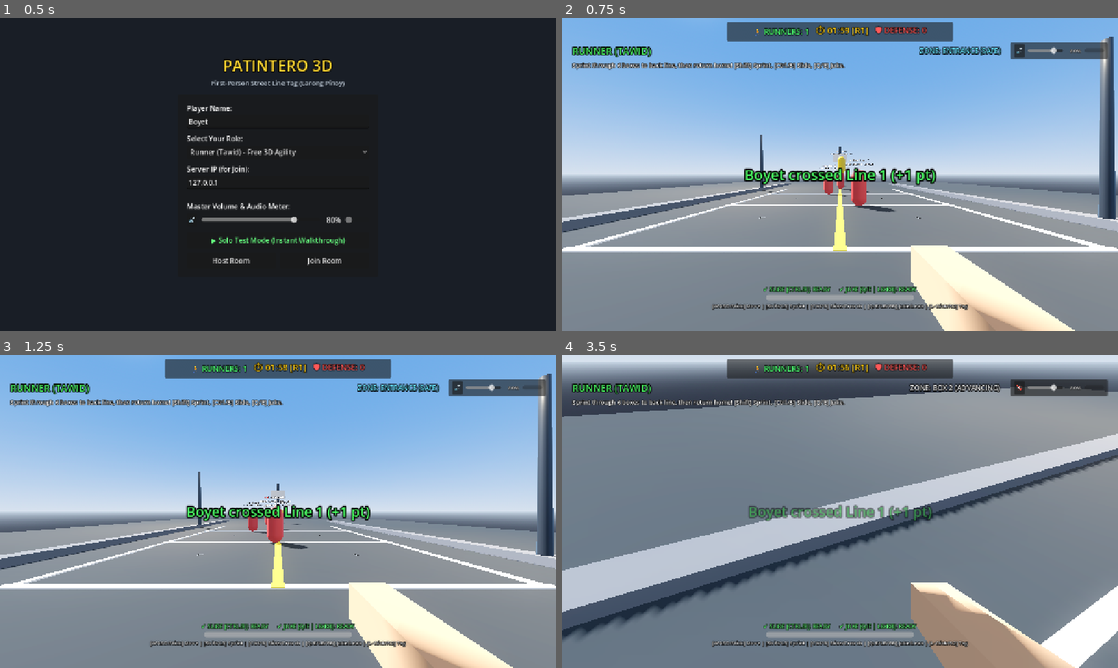
Above: before the commit, frames 1-4 (two rows, left to right).
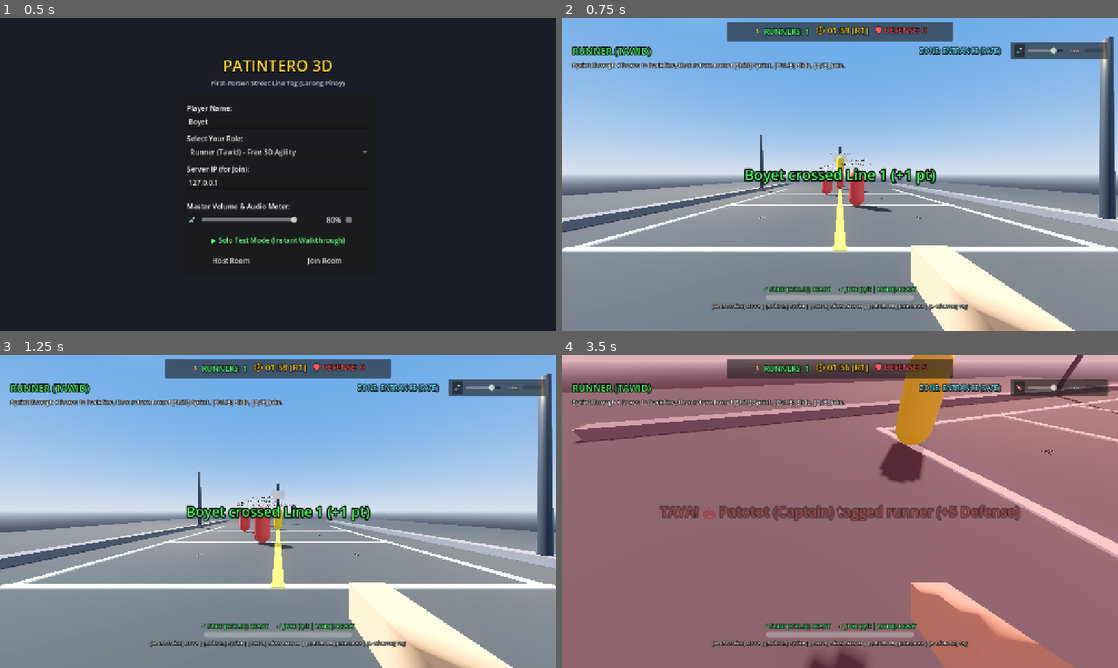
Above: after the commit, the same moments.

Repository: ExodusNeo/Patintero
Game: Godot game, scene res://src/ui/menu/main_menu.tscn
Two runs of this game, one before a commit and one after it. Both use one fixed random seed, a clock stepped at 60 frames per second and the inputs below.
Inputs (mouse positions are in pixels of both pictures, inside the frame that each line leads up to):
- Up to frame 1 (0.5 s): no input
- Up to frame 2 (0.75 s): click "▶ Solo Test Mode (Instant Wal…" at 0.5 s
- Up to frame 3 (1.25 s): no input
- Up to frame 4 (3.5 s): click "🔊" at 1.25 s; move the mouse to (867, 511) at 2.02 s; press the mouse at (867, 511) at 2.03 s; hold W (move_forward) from 2.03 s (still down); tap Space (jump) at 2.27, 3.02 s; move the mouse to (812, 511) at 2.77 s; release the mouse at (812, 511) at 2.78 s; tap Ctrl (crouch) at 2.85 s; click (812, 511) at 3.05 s

Frame 1 is identical in both runs. In frame 2, 0.3% of the frame differs, in the area x 46-60%, y 42-62%; in frame 3, 0.8%; in frame 4, 95%, in the area x 0-100%, y 0-100%.

Commit message:
feat(gameplay): implement Ankle Breaker juke baiting, low-slide tag immunity, and athletic guard AI

Diff:
--- a/src/core/game_manager.gd
+++ b/src/core/game_manager.gd
@@ -11,6 +11,7 @@
 signal point_event_triggered(team_name: String, points: int, reason: String)
 signal halftime_reached(round_num: int)
 signal match_completed(winner_team: String, r_score: int, d_score: int)
+signal combat_banner_triggered(text: String, color: Color)
 
 var current_state: MatchState = MatchState.PLAYING
 var runner_score: int = 0
@@ -104,3 +105,6 @@
 
 func restart_current_match() -> void:
 	start_match()
+
+func show_combat_banner(text: String, color: Color = Color(1.0, 0.85, 0.2)) -> void:
+	combat_banner_triggered.emit(text, color)
--- a/src/entities/bot/bot_player.gd
+++ b/src/entities/bot/bot_player.gd
@@ -8,9 +8,9 @@
 @onready var reach_hand: Node3D = $ReachHand
 
 # Tunables (game-ai / godot-physics / human-reaction)
-const GUARD_TRACK_SPEED: float = 3.8
-const GUARD_PATROL_SPEED: float = 2.2
-const GUARD_ACCEL: float = 9.5
+const GUARD_TRACK_SPEED: float = 6.0
+const GUARD_PATROL_SPEED: float = 3.2
+const GUARD_ACCEL: float = 18.0
 const RUNNER_SPEED: float = 5.2
 const RUNNER_SPRINT_SPEED: float = 7.8
 const GRAVITY: float = 15.0
@@ -55,6 +55,11 @@
 var guard_reaction_timer: float = 0.0
 var perceived_runner_x: float = 0.0
 var perceived_runner_z: float = 0.0
+
+# Feint Overcommitment / Ankle Breaker State
+var feint_override_timer: float = 0.0
+var feint_override_dir: float = 0.0
+var feint_stumble_timer: float = 0.0
 
 func _ready() -> void:
 	# godot-physics: ground snapping and collision layers
@@ -133,9 +138,18 @@
 		post_turnaround_timer = 1.0 # 1 second recovery freeze
 		chosen_lane_x = LANE_LEFT_X if randf() < 0.5 else LANE_RIGHT_X
 
+func on_feinted_by_runner(juke_dir: float, _runner: Node3D) -> void:
+	if role == NetworkManager.Role.RUNNER:
+		return
+	# Defender falls for the fake cut (Ankle Breaker!)
+	feint_override_timer = 0.48
+	feint_override_dir = juke_dir
+	feint_stumble_timer = 0.38
+	AudioManager.play_slide_skid()
+
 # --- AI LINE GUARD (Horizontal tracking with human reaction time & inertia) ---
 func _ai_line_guard_tick(delta: float) -> void:
-	var target_z: float = LINE_Z_POSITIONS.get(role, 4.0)
+	var target_z: float = LINE_Z_POSITIONS.get(role, 5.0)
 	global_position.z = move_toward(global_position.z, target_z, 0.1)
 	velocity.z = 0.0
 
@@ -144,23 +158,32 @@
 	else:
 		velocity.y = 0.0
 
+	# Check if currently baited by runner's juke
+	if feint_override_timer > 0.0:
+		feint_override_timer -= delta
+		velocity.x = move_toward(velocity.x, feint_override_dir * (GUARD_TRACK_SPEED * 1.15), GUARD_ACCEL * delta)
+		if (global_position.x <= -COURT_HALF_WIDTH and velocity.x < 0) or (global_position.x >= COURT_HALF_WIDTH and velocity.x > 0):
+			velocity.x = 0.0
+		return
+	elif feint_stumble_timer > 0.0:
+		feint_stumble_timer -= delta
+		velocity.x = move_toward(velocity.x, 0.0, 14.0 * delta)
+		return
+
 	target_runner = _find_nearest_runner()
 
-	# Human perception latency: sample runner position at realistic reaction intervals
+	# Human perception latency: responsive athletic tracking
 	guard_reaction_timer -= delta
 	if guard_reaction_timer <= 0.0:
-		guard_reaction_timer = randf_range(0.30, 0.42) # 300-420ms human latency
+		guard_reaction_timer = randf_range(0.12, 0.18)
 		if target_runner:
 			perceived_runner_x = target_runner.global_position.x
-			# If runner performs a high-speed lateral juke, bot gets faked out!
-			if abs(target_runner.velocity.x) > 4.5:
-				guard_reaction_timer += 0.35
-
-	# Only track if runner is within active engagement range (2.2m)
-	if target_runner and abs(target_runner.global_position.z - target_z) < 2.2:
+
+	# Only track if runner is within active engagement range (3.2m)
+	if target_runner and abs(target_runner.global_position.z - target_z) < 3.2:
 		var dx: float = perceived_runner_x - global_position.x
 		var desired_vx: float = 0.0
-		if abs(dx) > 0.4:
+		if abs(dx) > 0.25:
 			desired_vx = sign(dx) * GUARD_TRACK_SPEED
 		velocity.x = move_toward(velocity.x, desired_vx, GUARD_ACCEL * delta)
 
@@ -168,11 +191,11 @@
 		var look_offset: Vector3 = target_runner.global_position - global_position
 		look_offset.y = 0.0
 		if look_offset.length() > 0.2:
-			rotation.y = lerp_angle(rotation.y, atan2(-look_offset.x, -look_offset.z), 6.0 * delta)
+			rotation.y = lerp_angle(rotation.y, atan2(-look_offset.x, -look_offset.z), 10.0 * delta)
 
 		# Tag runner if in reach
 		var dist: float = global_position.distance_to(target_runner.global_position)
-		if dist < 1.3 and tag_cooldown <= 0.0:
+		if dist < 1.4 and tag_cooldown <= 0.0:
 			_attempt_tag()
 	else:
 		# PATROL: Gentle slide back and forth along line with smooth deceleration
@@ -194,21 +217,37 @@
 	else:
 		velocity.y = 0.0
 
+	# Feint handling for Patotot
+	if feint_override_timer > 0.0:
+		feint_override_timer -= delta
+		if is_patotot_on_spine:
+			velocity.z = move_toward(velocity.z, feint_override_dir * (GUARD_TRACK_SPEED * 1.15), GUARD_ACCEL * delta)
+			if (global_position.z <= 0.0 and velocity.z < 0) or (global_position.z >= 15.0 and velocity.z > 0):
+				velocity.z = 0.0
+		else:
+			velocity.x = move_toward(velocity.x, feint_override_dir * (GUARD_TRACK_SPEED * 1.15), GUARD_ACCEL * delta)
+			if (global_position.x <= -COURT_HALF_WIDTH and velocity.x < 0) or (global_position.x >= COURT_HALF_WIDTH and velocity.x > 0):
+				velocity.x = 0.0
+		return
+	elif feint_stumble_timer > 0.0:
+		feint_stumble_timer -= delta
+		velocity.x = move_toward(velocity.x, 0.0, 14.0 * delta)
+		velocity.z = move_toward(velocity.z, 0.0, 14.0 * delta)
+		return
+
 	target_runner = _find_nearest_runner()
 
 	guard_reaction_timer -= delta
 	if guard_reaction_timer <= 0.0:
-		guard_reaction_timer = randf_range(0.30, 0.42)
+		guard_reaction_timer = randf_range(0.12, 0.18)
 		if target_runner:
 			perceived_runner_x = target_runner.global_position.x
 			perceived_runner_z = target_runner.global_position.z
-			if abs(target_runner.velocity.x) > 4.5:
-				guard_reaction_timer += 0.35
 
 	# Decision: switch to spine if a runner has penetrated deep into boxes (Z > 3.0)
 	if target_runner and target_runner.global_position.z > 3.0 and not is_patotot_on_spine:
 		# Head toward center to switch to spine
-		if abs(global_position.x) > 0.35:
+		if abs(global_position.x) > 0.3:
 			velocity.x = move_toward(velocity.x, -sign(global_position.x) * GUARD_TRACK_SPEED, GUARD_ACCEL * delta)
 			velocity.z = 0.0
 		else:
@@ -230,10 +269,10 @@
 		if target_runner:
 			var dz: float = perceived_runner_z - global_position.z
 			var desired_vz: float = 0.0
-			if abs(dz) > 0.4:
+			if abs(dz) > 0.25:
 				desired_vz = sign(dz) * GUARD_TRACK_SPEED
 			velocity.z = move_toward(velocity.z, desired_vz, GUARD_ACCEL * delta)
-			if global_position.distance_to(target_runner.global_position) < 1.3 and tag_cooldown <= 0.0:
+			if global_position.distance_to(target_runner.global_position) < 1.4 and tag_cooldown <= 0.0:
 				_attempt_tag()
 		else:
 			velocity.z = move_toward(velocity.z, 0.0, GUARD_ACCEL * delta)
@@ -243,13 +282,13 @@
 		# Guard Front Line (X axis)
 		global_position.z = move_toward(global_position.z, 0.0, 0.1)
 		velocity.z = 0.0
-		if target_runner and target_runner.global_position.z < 3.0:
+		if target_runner and target_runner.global_position.z < 3.2:
 			var dx: float = perceived_runner_x - global_position.x
 			var desired_vx: float = 0.0
-			if abs(dx) > 0.4:
+			if abs(dx) > 0.25:
 				desired_vx = sign(dx) * GUARD_TRACK_SPEED
 			velocity.x = move_toward(velocity.x, desired_vx, GUARD_ACCEL * delta)
-			if global_position.distance_to(target_runner.global_position) < 1.3 and tag_cooldown <= 0.0:
+			if global_position.distance_to(target_runner.global_position) < 1.4 and tag_cooldown <= 0.0:
 				_attempt_tag()
 		else:
 			if global_position.x >= COURT_HALF_WIDTH - 0.8:
@@ -515,9 +554,11 @@
 			if c != self and "role" in c and c.role == NetworkManager.Role.RUNNER:
 				var is_sliding: bool = c.is_sliding if "is_sliding" in c else false
 				if is_sliding:
-					var dist: float = global_position.distance_to(c.global_position)
-					if dist > 0.75:
-						continue # Evaded! Runner slid under standing tag
+					# SLID UNDER TAG: High standing swing passes harmlessly over sliding runner!
+					tag_cooldown = 0.75
+					AudioManager.play_juke_whoosh()
+					GameManager.show_combat_banner("🏃 SLID UNDER TAG!", Color(0.3, 1.0, 0.5))
+					continue
 				var runner_name: String = c.player_name if "player_name" in c else c.bot_name if "bot_name" in c else "Runner"
 				NetworkManager.trigger_tag(c.peer_id if "peer_id" in c else 0, peer_id, runner_name, player_name)
 				tagged = true
@@ -526,7 +567,10 @@
 	# Fallback distance reach tag
 	if not tagged and target_runner and is_instance_valid(target_runner):
 		var target_sliding: bool = target_runner.is_sliding if "is_sliding" in target_runner else false
-		var tag_range: float = 0.65 if target_sliding else 1.25
-		if global_position.distance_to(target_runner.global_position) <= tag_range:
+		if target_sliding:
+			tag_cooldown = 0.75
+			AudioManager.play_juke_whoosh()
+			GameManager.show_combat_banner("🏃 SLID UNDER TAG!", Color(0.3, 1.0, 0.5))
+		elif global_position.distance_to(target_runner.global_position) <= 1.35:
 			var runner_name: String = target_runner.player_name if "player_name" in target_runner else target_runner.bot_name if "bot_name" in target_runner else "Runner"
 			NetworkManager.trigger_tag(target_runner.peer_id if "peer_id" in target_runner else 0, peer_id, runner_name, player_name)
--- a/src/entities/player/player_controller.gd
+++ b/src/entities/player/player_controller.gd
@@ -342,6 +342,21 @@
 	velocity += lateral_dir * JUKE_IMPULSE
 	camera.rotation.z = deg_to_rad(dir_lateral * -8.0)
 	AudioManager.play_juke_whoosh()
+	_notify_guards_of_juke(dir_lateral)
+
+func _notify_guards_of_juke(dir_lateral: float) -> void:
+	var feinted_count: int = 0
+	var all_players: Array[Node] = get_tree().get_nodes_in_group("players")
+	for p in all_players:
+		if p != self and "role" in p and p.role != NetworkManager.Role.RUNNER:
+			var d: float = global_position.distance_to(p.global_position)
+			var dz: float = abs(global_position.z - p.global_position.z)
+			if d < 4.8 and dz < 3.6:
+				if p.has_method("on_feinted_by_runner"):
+					p.on_feinted_by_runner(dir_lateral, self)
+					feinted_count += 1
+	if feinted_count > 0:
+		GameManager.show_combat_banner("⚡ ANKLE BREAKER! DEFENDER BITES FAKE!", Color(1.0, 0.85, 0.2))
 
 # --- LINE GUARD PHYSICS (Locked to assigned horizontal line) ---
 func _physics_line_guard(delta: float) -> void:
@@ -507,6 +522,8 @@
 					var runner_sliding: bool = collider.is_sliding if "is_sliding" in collider else false
 					if runner_sliding and not is_charged and head.rotation.x > deg_to_rad(-12.0):
 						# Evaded! Low slide slipped underneath high standing tag!
+						GameManager.show_combat_banner("🏃 SLID UNDER TAG!", Color(0.3, 1.0, 0.5))
+						AudioManager.play_juke_whoosh()
 						continue
 
 					var target_name: String = collider.player_name if "player_name" in collider else collider.bot_name if "bot_name" in collider else "Runner"
--- a/src/ui/hud/hud.gd
+++ b/src/ui/hud/hud.gd
@@ -91,6 +91,7 @@
 	GameManager.point_event_triggered.connect(_on_point_event_triggered)
 	GameManager.halftime_reached.connect(_on_halftime_reached)
 	GameManager.match_completed.connect(_on_match_completed)
+	GameManager.combat_banner_triggered.connect(func(txt: String, col: Color): _show_notification(txt, col))
 	summary_button.pressed.connect(_on_summary_button_pressed)
 	_on_score_updated(GameManager.runner_score, GameManager.defender_score)
 
